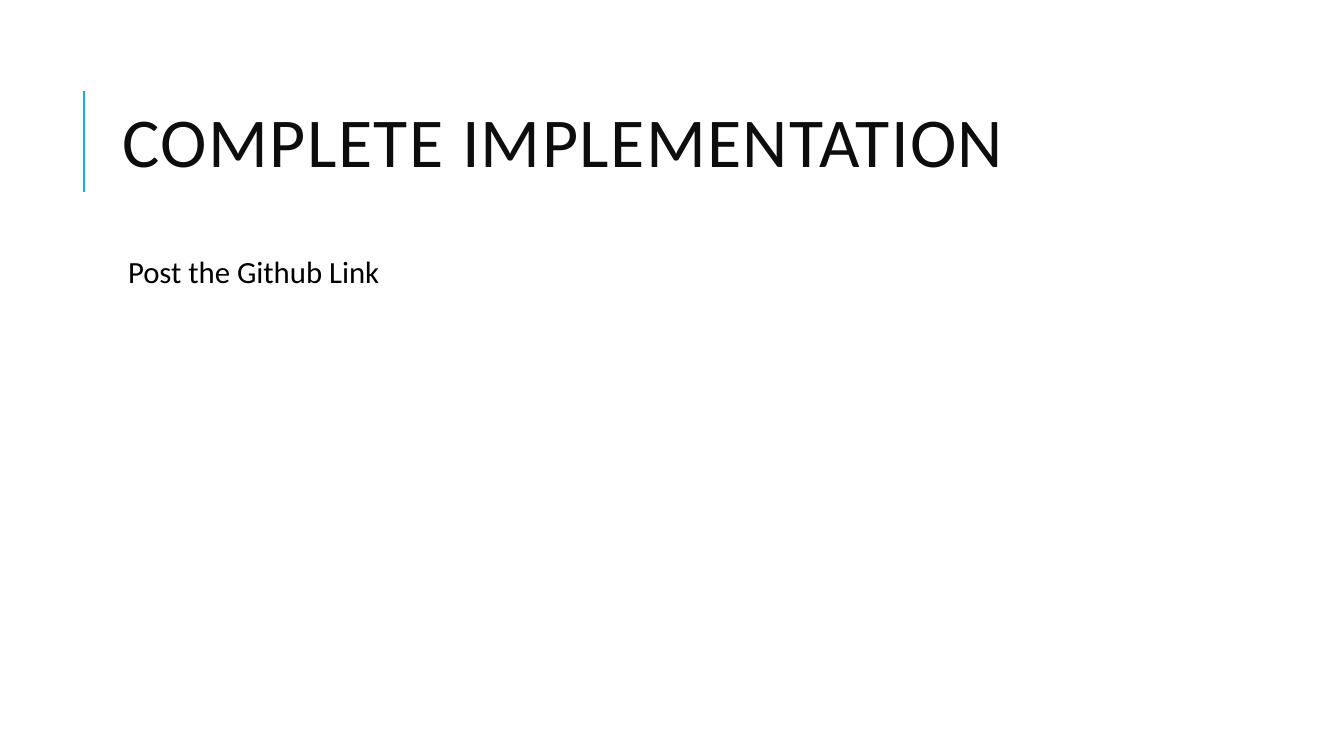
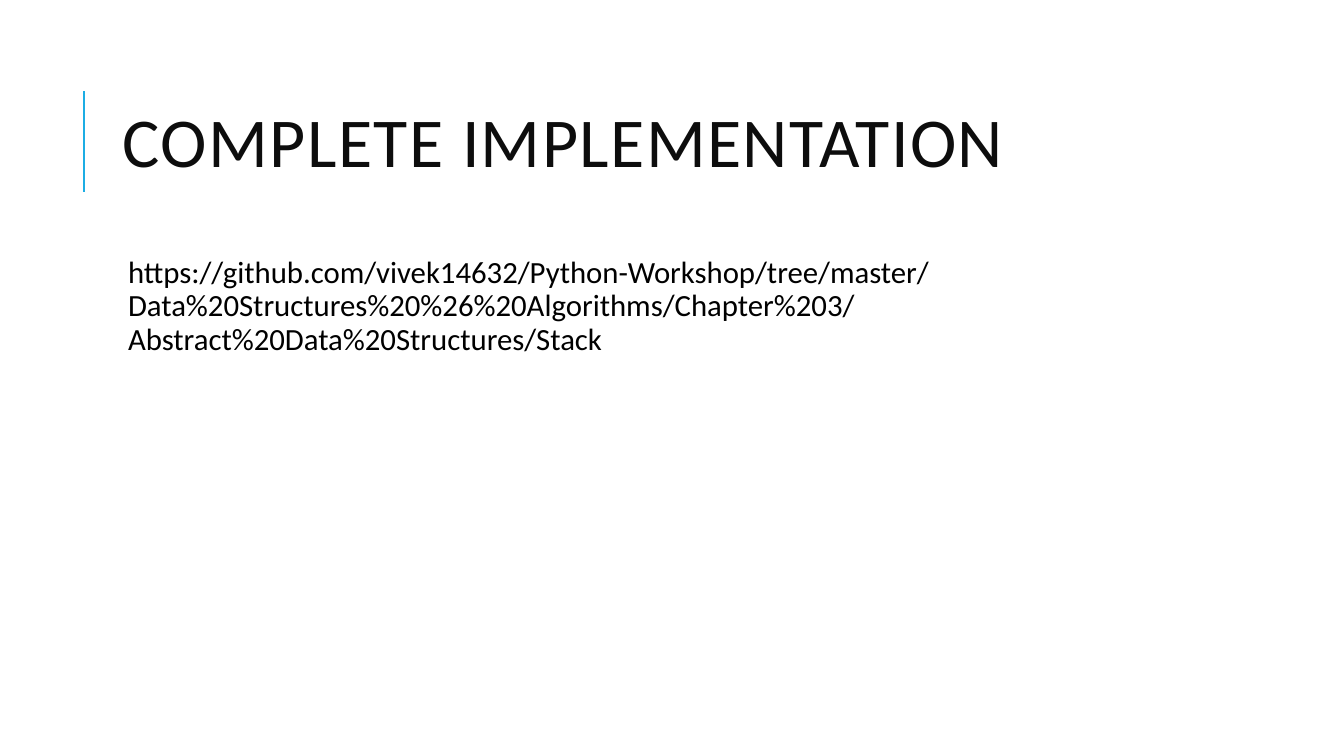
Before and after one commit to paritosh1984/Python-Workshop, a slide deck: slide 15 of Data Structures & Algorithms/Chapter 3/Abstract Data Structures/Stack/Basic Data structures & Stacks.pptx. Drawn at 1344x756 pixels with LibreOffice and Linux fonts; fonts in the diff are those of the drawing. Boxes give left, top, right and bottom in pixels: in the first picture for what was removed or moved away, otherwise in the second. Text is boxed around its words. In the diff, an @@ line names an element or a change of style, - is before the commit and + after.

Commit message:
Final Day

```diff
--- a/Data Structures & Algorithms/Chapter 3/Abstract Data Structures/Stack/Basic Data structures & Stacks.pptx
+++ b/Data Structures & Algorithms/Chapter 3/Abstract Data Structures/Stack/Basic Data structures & Stacks.pptx
@@ text at bbox=[128, 261, 929, 352]: text changed @@
-  Post the Github Link
+  https://github.com/vivek14632/Python-Workshop/tree/master/Data%20Structures%20%26%20Algorithms/Chapter%203/Abstract%20Data%20Structures/Stack
```
